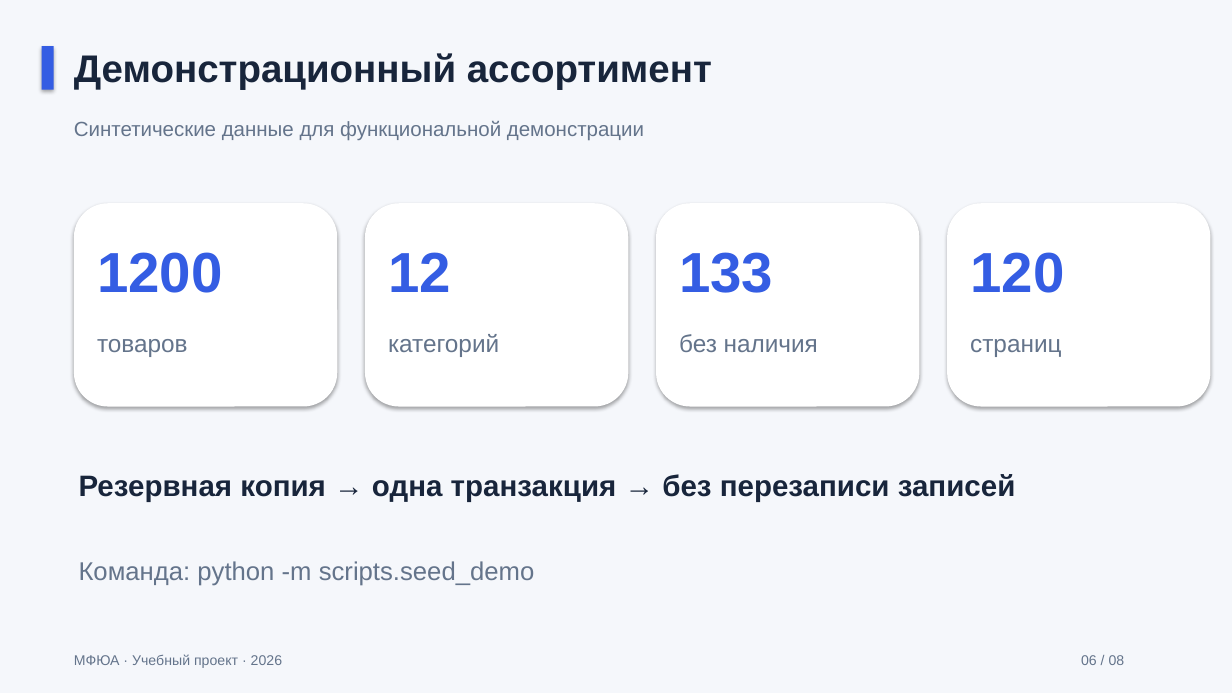
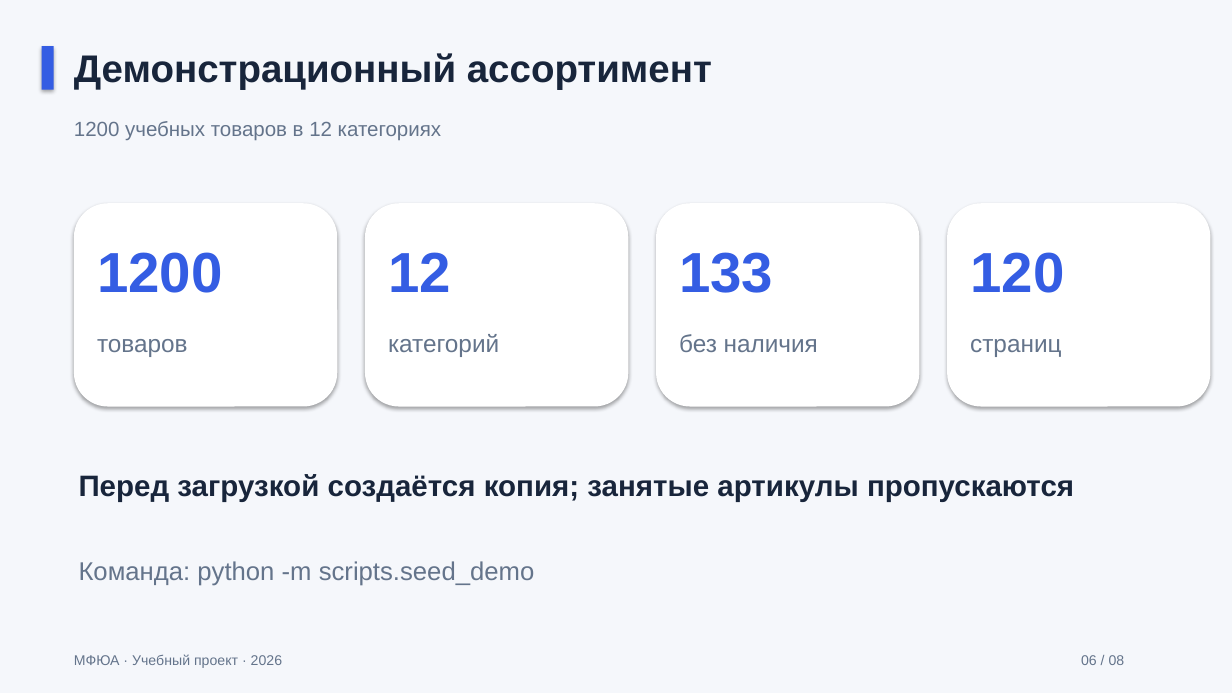
Before and after one commit to Koryza/kyyyyyrsach, a slide deck: slide 6 of docs/defense/catalog_defense.pptx. Drawn at 1232x693 pixels with LibreOffice and Linux fonts; fonts in the diff are those of the drawing. Boxes give left, top, right and bottom in pixels: in the first picture for what was removed or moved away, otherwise in the second. Text is boxed around its words. In the diff, an @@ line names an element or a change of style, - is before the commit and + after.

```diff
--- a/docs/defense/catalog_defense.pptx
+++ b/docs/defense/catalog_defense.pptx
@@ text at [74, 121, 441, 140]: text changed @@
-Синтетические данные для функциональной демонстрации
+1200 учебных товаров в 12 категориях
@@ text at [79, 474, 1074, 501]: text changed @@
-Резервная копия → одна транзакция → без перезаписи записей
+Перед загрузкой создаётся копия; занятые артикулы пропускаются
```
Also in this commit, not shown: 4 other slides changed, 23 other files.
